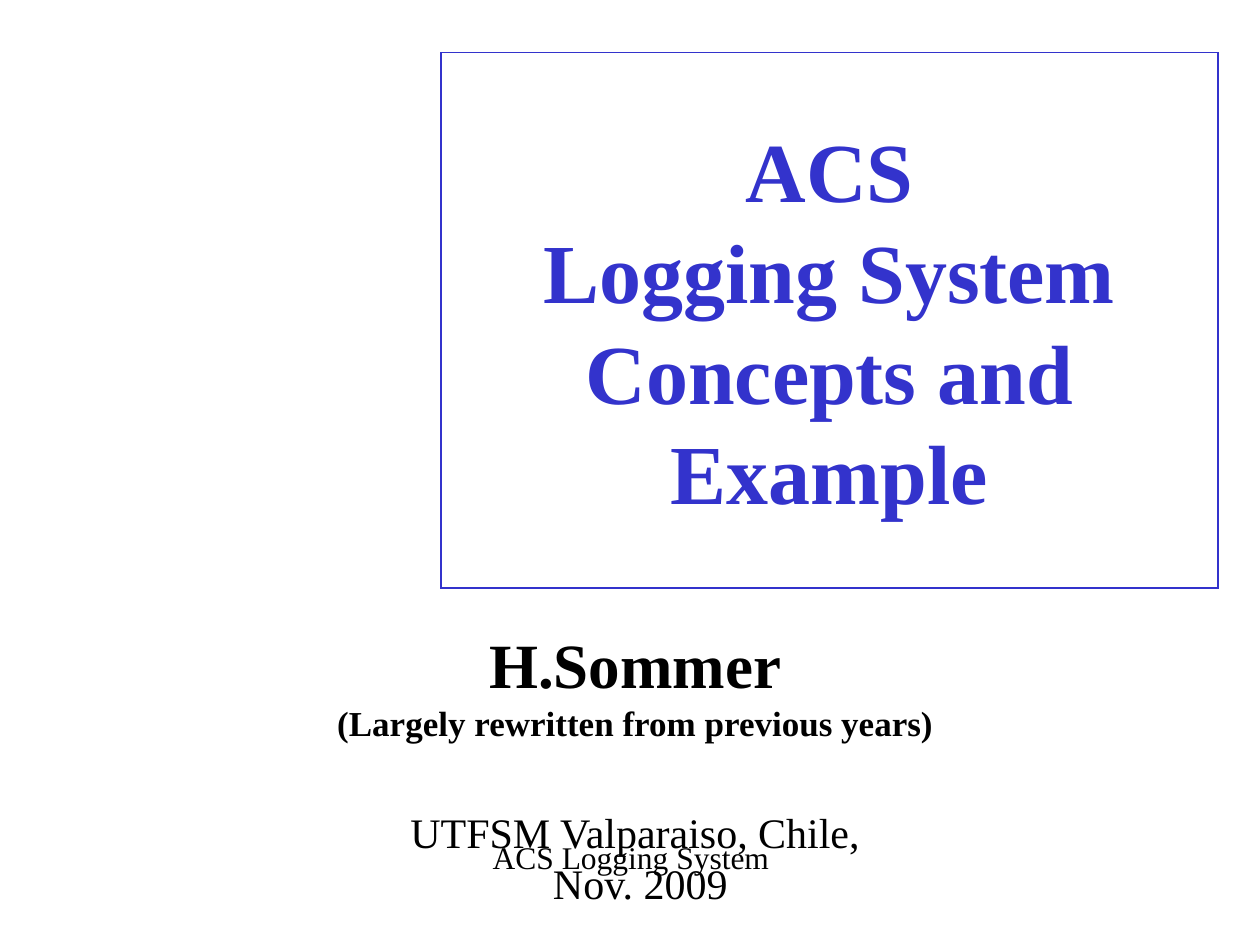
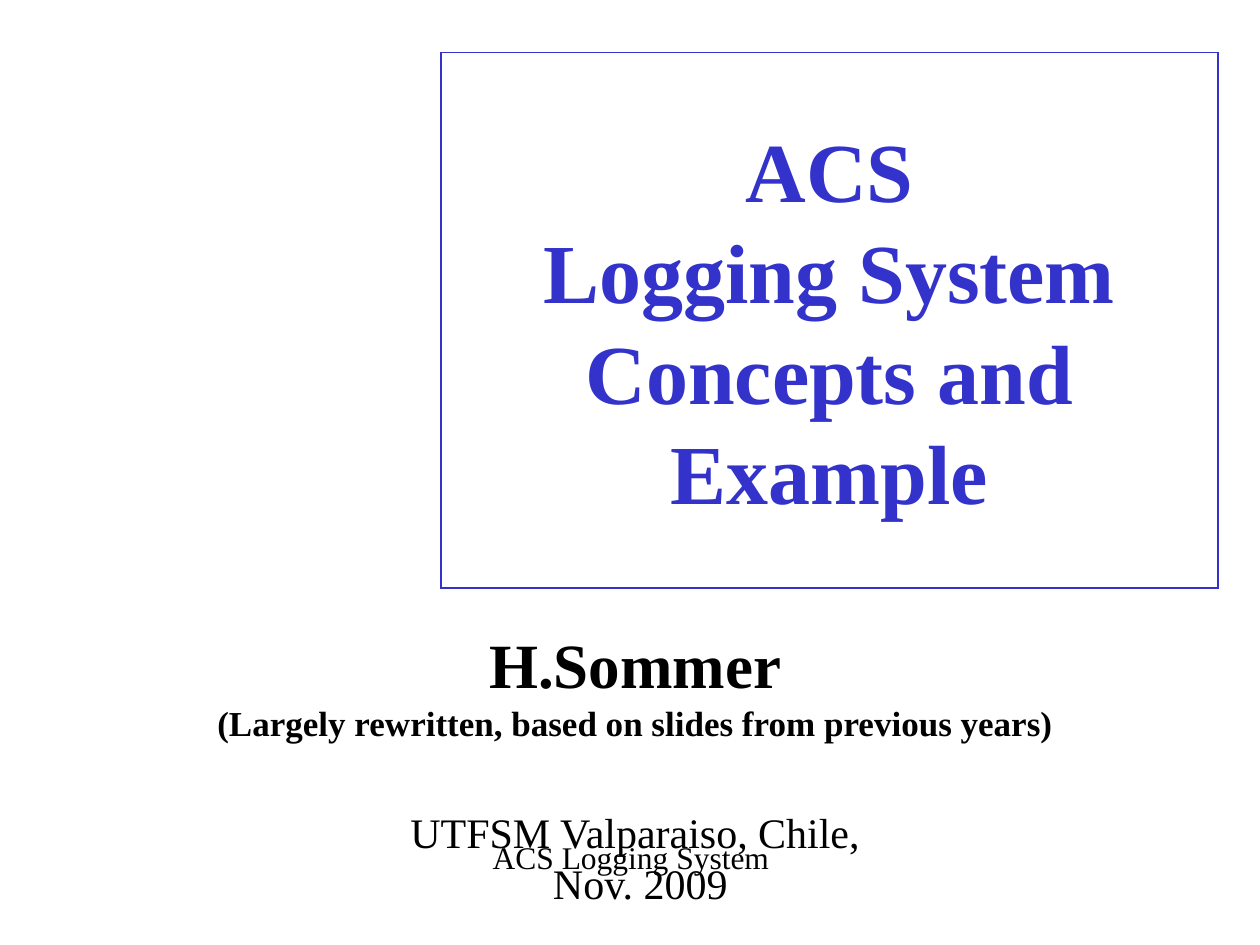
Before and after one commit to ACS-Community/ACS, a slide deck: slide 1 of Documents/ACS-Course/ACSCourse-ACSLoggingSystem.ppt. Drawn at 1260x945 pixels with LibreOffice and Linux fonts; fonts in the diff are those of the drawing; background and template pictures are left out. Boxes give left, top, right and bottom in pixels: in the first picture for what was removed or moved away, otherwise in the second. Text is boxed around its words. In the diff, an @@ line names an element or a change of style, - is before the commit and + after.

```diff
--- a/Documents/ACS-Course/ACSCourse-ACSLoggingSystem.ppt
+++ b/Documents/ACS-Course/ACSCourse-ACSLoggingSystem.ppt
@@ subtitle at [217, 646, 1052, 743]: text changed @@
-H.Sommer
-(Largely rewritten from previous years)
+H.Sommer
+(Largely rewritten, based on slides from previous years)
```
Also in this commit, not shown: 4 other slides changed, 1 slide added.
